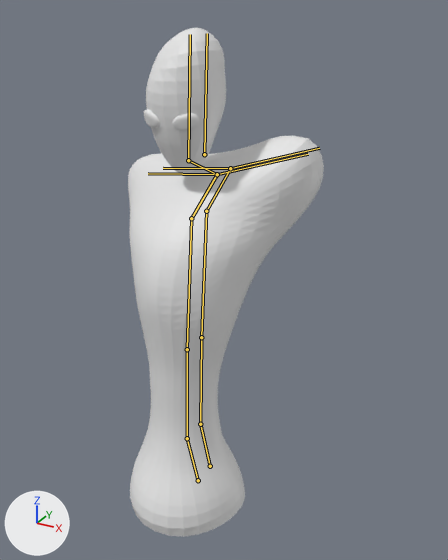
Two versions of the Blender file BlenderFiles/p2.blend, one commit apart.
Before and after are seen from a camera (50 mm lens) standing at (6.1, -9.97, 10.23) and looking at (0.44, 0.31, 5.09). Arrows for +X, +Y and +Z are at lower left; the lights stay in place. The bones that bend it are drawn over the model as lines.

Names of what the first picture shows: 'Body', 'Eyes', 'Head'.
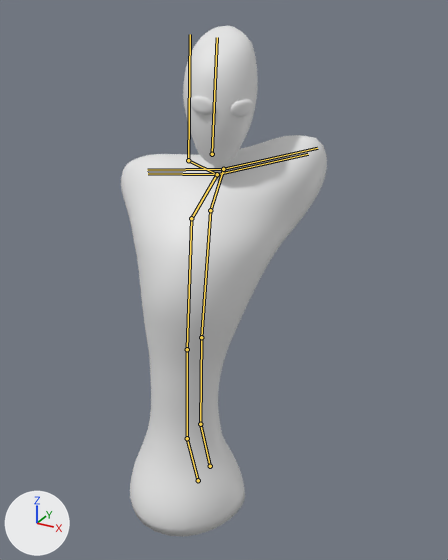
The newer file adds an action. The first version stands in its rest pose; the second is drawn at frame 15 of the action 'Left_idle'.

Location of each change, [x1, y1, x2, y2] in pixels of the pictures (448 x 560 px):
'Body', posed
    before: [128, 136, 324, 537]
    after: [121, 135, 327, 537]
'Head', posed (6% narrower)
    before: [146, 28, 226, 174]
    after: [183, 26, 258, 166]
'Eyes', posed (14% wider)
    before: [144, 109, 199, 131]
    after: [190, 96, 253, 117]

What the commit changed:
Bone 'chest' (bone_chest) turns from (0, 0, 0) to (-4, 3, 15) degrees about its own x, y and z.
Bone 'Bone_fk.003' (bone_bone_fk_003) turns from (0, 0, 0) to (1, -1, 1) degrees about its own x, y and z.
Bone 'Bone.007' (bone_bone_007) turns from (0, 0, 0) to (-11, 21, 0) degrees about its own x, y and z.
